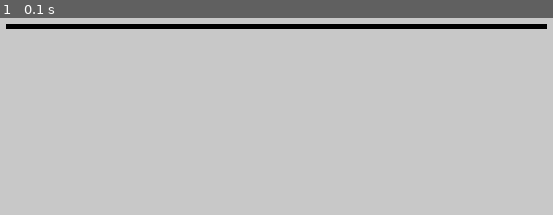
Above: before the commit, frame 1.
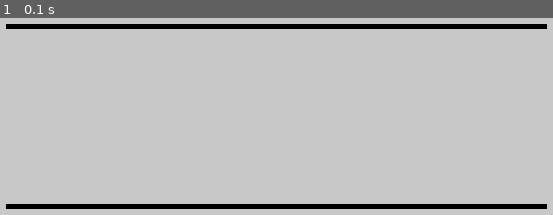
Above: after the commit, the same moment.

Repository: BBinoy06/tictactoe-pygame
Game: pygame game, started from testcode.py
The game is run twice, just before and just after one commit, with the same random seed, the same clock (stepped at 60 frames per second) and the same inputs.
Inputs:
- Up to frame 1 (0.1 s): no input

The runs differ from the first frame. In frame 1, 2.5% of the frame differs, in the area x 1-99%, y 94-97%.

Commit message:
update: 2 horizontal lines

Diff:
--- a/main.py
+++ b/main.py
@@ -21,7 +21,8 @@
 def drawGrid():
     pygame.draw.rect(screen, GREY, (xboard, yboard, BOARD_SIZE, BOARD_SIZE))
 
-    pygame.draw.line(screen, BLACK, (xboard, yboard + 180), (xboard + BOARD_SIZE, yboard + CELL_SIZE), 5)
+    for i in range (1,3):
+        pygame.draw.line(screen, BLACK, (xboard, yboard + i * CELL_SIZE), (xboard + BOARD_SIZE, yboard + i * CELL_SIZE), 5)
 
 while running:
     screen.fill(GREY)
